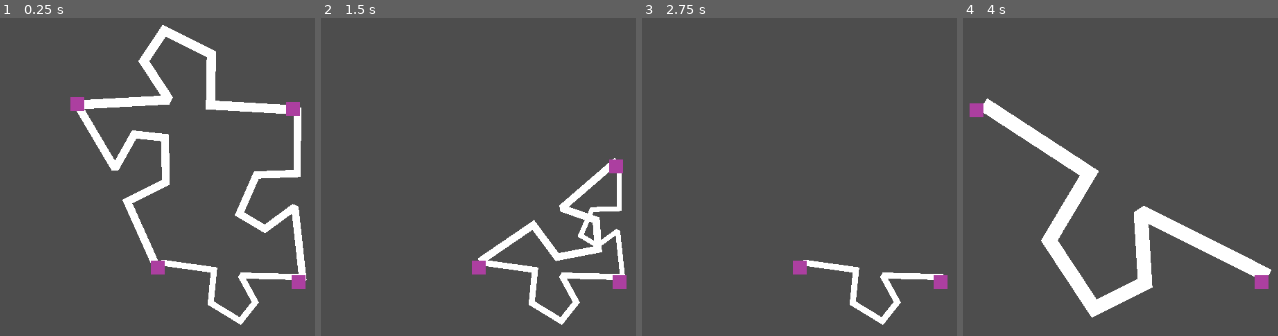
Above: before the commit, frames 1-4 (left to right).
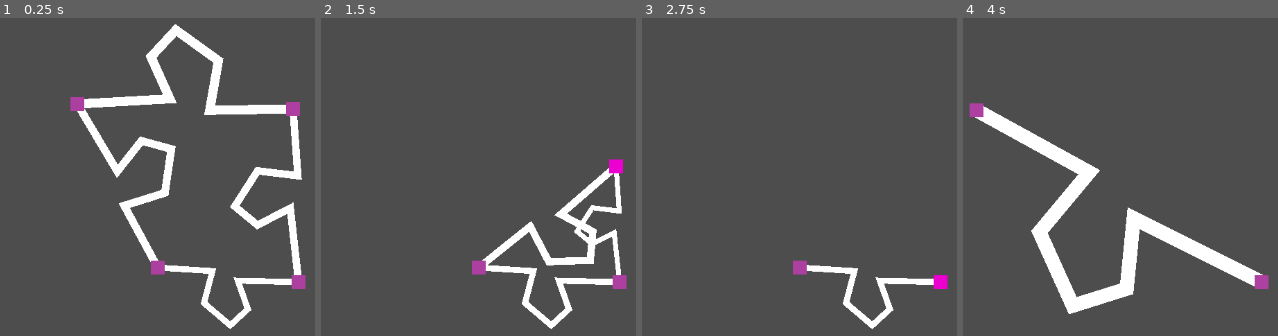
Above: after the commit, the same moments.

Repository: kreibaum/puzzle-shark
Game: Godot game, scene res://editor.tscn
Same seed, same stepped clock (60 frames per second), same inputs: the game is played once before the commit and once after it.
Inputs (mouse positions are in pixels of both pictures, inside the frame that each line leads up to):
- Up to frame 1 (0.25 s): no input
- Up to frame 2 (1.5 s): tap Enter at 0.5 s; drag from (399, 103) to (613, 110) at 0.52 s; tap Space at 1.25 s; drag from (613, 110) to (620, 281) at 1.27 s
- Up to frame 3 (2.75 s): tap Enter at 2 s; click (941, 281) at 2.17 s
- Up to frame 4 (4 s): tap Space at 2.75 s; drag from (1120, 266) to (975, 110) at 2.77 s; tap Enter at 3.5 s; move the mouse to (outside the picture) at 3.52 s; click (outside the picture) at 3.67 s

The runs differ from the first frame. In frame 1, 8.7% of the frame differs, in the area x 24-98%, y 1-98%; in frame 2, 5.5%; in frame 3, 2.3%; in frame 4, 8.7%, in the area x 3-99%, y 25-95%.

Commit message:
Fix edge to handle alignment code

Diff:
--- a/DragDropHandle.gd
+++ b/DragDropHandle.gd
@@ -28,3 +28,9 @@
 				is_dragging = true
 			else:
 				is_dragging = false
+
+func _mouse_enter():
+	$Polygon2D.color = "eb00cf"
+
+func _mouse_exit():
+	$Polygon2D.color = "ad40a0"
--- a/Edge.gd
+++ b/Edge.gd
@@ -6,15 +6,18 @@
 @onready var edge_shape = $EdgeShape
 
 # Called when the node enters the scene tree for the first time.
+# At this point, all other nodes already exist, even though they may not be
+# members of the scene tree yet.
 func _ready():
-	print(self, "is ready", left_handle, right_handle)
 	left_handle.position_changed.connect(update_position)
 	right_handle.position_changed.connect(update_position)
+
+	# Initial alignment
 	update_position()
-	pass
 
 
-# Called every frame. 'delta' is the elapsed time since the previous frame.
+# Called to set up the edge in the correct position and then again whenever one
+# of the handles moves.
 func update_position():
 	if left_handle == null or right_handle == null:
 		return
@@ -30,10 +33,11 @@
 	var target_length = target_baseline.length()
 	var target_angle = target_baseline.angle()
 
-	# First, move left to 0.
-	# Transform2D(0, Vector2.ZERO, 0, -left)
 	var scale = Vector2(target_length / shape_length, target_length / shape_length)
-	var transform = Transform2D(target_angle - shape_angle, scale, 0, left_handle.position - left)
-	# var transform = Transform2D(target_angle - shape_angle, 0, 0, left_handle.position - left)
+
+	# It is important that we first move
+	var zero_out = Transform2D(0, Vector2.ONE, 0, -left)
+	var transform = Transform2D(target_angle - shape_angle, scale, 0, left_handle.position) * zero_out
+	# var transform = Transform2D(target_angle - shape_angle, scale, 0, left_handle.position - left)
 
 	self.transform = transform
--- a/edge.tscn
+++ b/edge.tscn
@@ -8,4 +8,4 @@
 right_handle = NodePath("")
 
 [node name="EdgeShape" type="Line2D" parent="."]
-points = PackedVector2Array(-2, 4, 98, -5, 69, -46, 90, -80, 142, -56, 143, -1, 232, 1)
+points = PackedVector2Array(0, 20, 98, -5, 69, -46, 90, -80, 142, -56, 143, -1, 232, -20)
